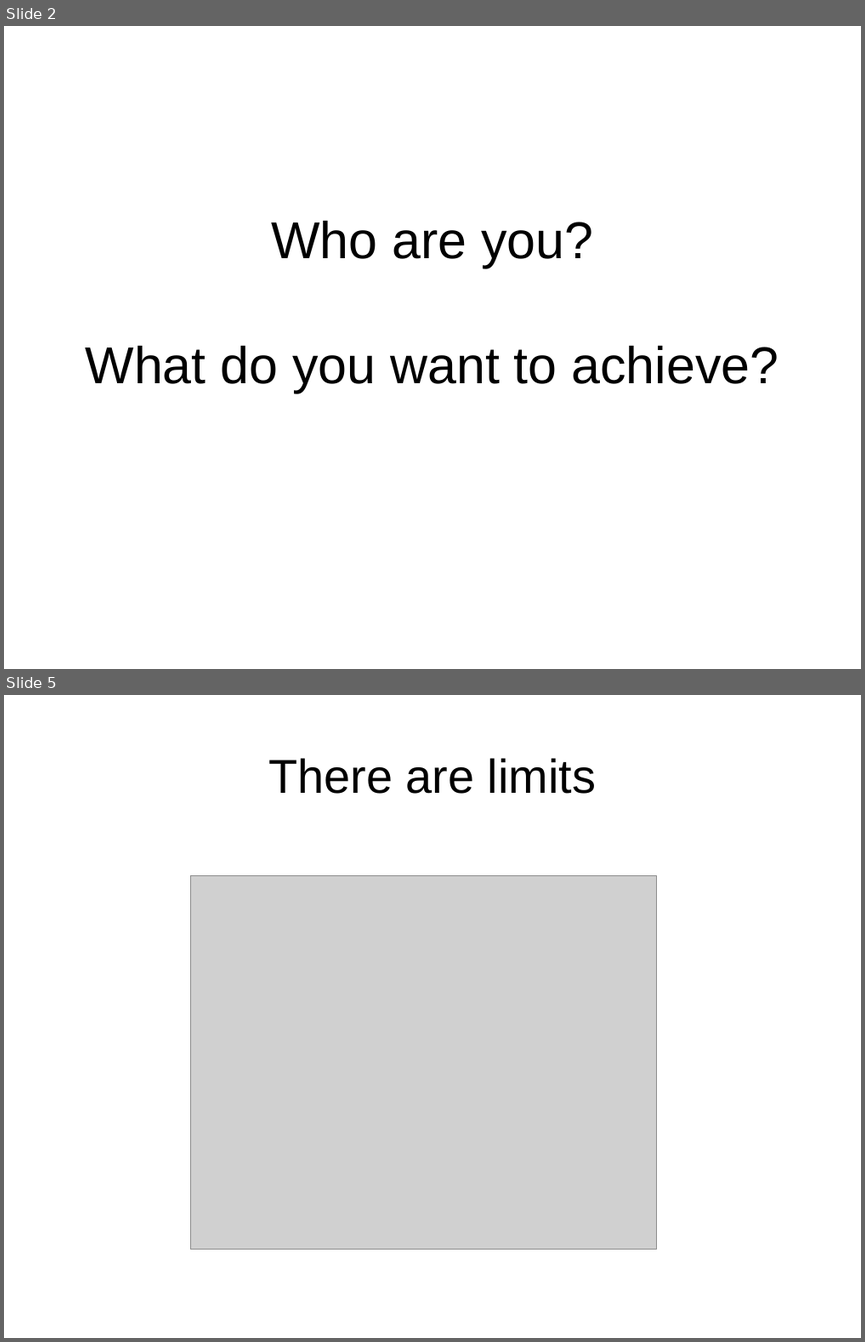
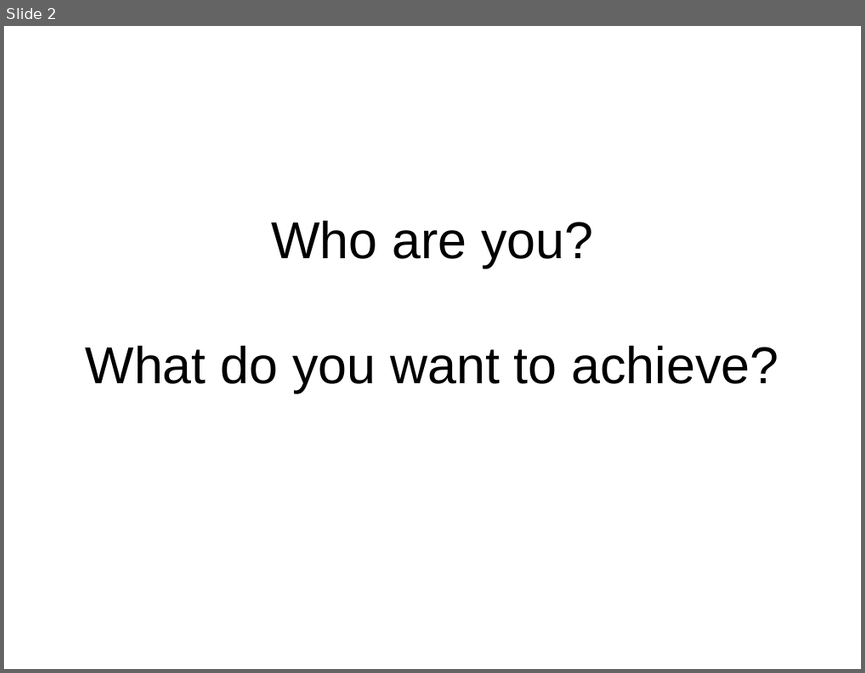
Before and after one commit to jvns/mtlpytutorial, a slide deck: intro-slides.odp. Shown one above the other, each under a label of ours: slides 2 and 5 before the commit, slide 2 after it; the slides between them are not shown. The pictures are 865x1342 and 865x673 pixels, drawn with LibreOffice and Linux fonts; fonts in the diff are those of the drawing; grey boxes stand for pictures. Boxes give left, top, right and bottom in pixels: in the first picture for what was removed or moved away, otherwise in the second. Text is boxed around its words. In the diff, an @@ line names an element or a change of style, - is before the commit and + after.

```diff
--- a/intro-slides.odp
+++ b/intro-slides.odp
@@ slide 5 removed at [4, 695, 861, 1338], background #FFFFFF @@
@@ title removed at [268, 758, 596, 794] @@
-There are limits
@@ picture removed at [191, 876, 657, 1249] @@
```
Also in this commit, not shown: 4 slides changed, 2 slides added, 3 other slides removed.
